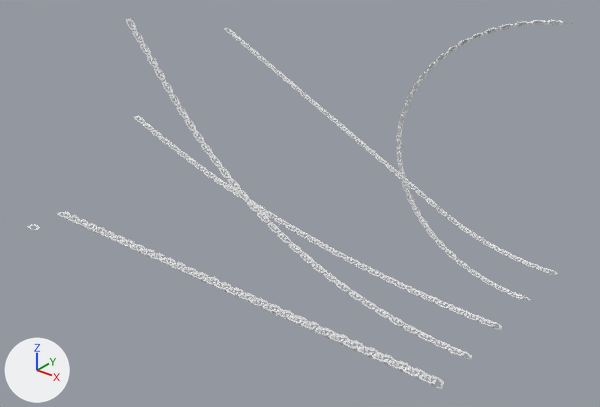
What one commit did to the Blender file Assets/oddzejkoba/chains.blend.
Camera for both pictures: a 50 mm lens placed at (138.2, -84.8, 79.2), pointed at (50.8, 24.5, 11.5). Every picture has the same lights, and +X, +Y and +Z are marked at lower left.

The scene before the commit, as lines of its bpy script (objects in view):
```python
ob_plane = bpy.data.objects.new('Plane', me_plane)
ob_plane.location = (0.0, 0.0, 0.0)
ob_plane.scale = (1.0, 1.98, 1.0)
ob_plane_001 = bpy.data.objects.new('Plane.001', me_plane_066)
ob_plane_001.location = (90.7, 16.3, 0.0)
ob_plane_001.rotation_euler = (-1.745, 0.0, 0.0)  # degrees (-100, 0, 0)
ob_plane_001.scale = (1.0, 1.17, 0.99)
ob_plane_002 = bpy.data.objects.new('Plane.002', me_plane_067)
ob_plane_002.location = (90.7, 26.8, 0.0)
ob_plane_002.rotation_euler = (-1.745, 0.0, 0.0)  # degrees (-100, 0, 0)
ob_plane_002.scale = (1.0, 1.25, 0.991)
ob_plane_003 = bpy.data.objects.new('Plane.003', me_plane_068)
ob_plane_003.location = (90.7, 37.7, 0.0)
ob_plane_003.rotation_euler = (-1.745, 0.0, 0.0)  # degrees (-100, 0, 0)
ob_plane_003.scale = (1.0, 0.802, 0.981)
ob_plane_004 = bpy.data.objects.new('Plane.004', me_plane_069)
ob_plane_004.location = (90.7, 49.2, 0.0)
ob_plane_004.rotation_euler = (-1.745, 0.0, 0.0)  # degrees (-100, 0, 0)
ob_plane_004.scale = (1.0, 1.05, 0.985)
ob_plane_064 = bpy.data.objects.new('Plane.064', me_plane_065)
ob_plane_064.location = (90.7, 7.5, 0.0)
ob_plane_064.rotation_euler = (-1.745, 0.0, 0.0)  # degrees (-100, 0, 0)
ob_plane_064.scale = (1.0, 1.98, 1.0)
```
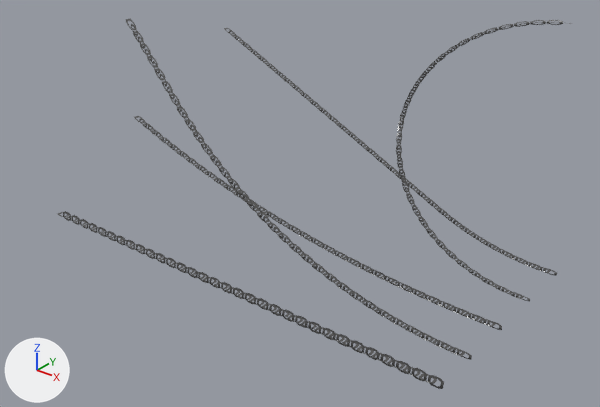
Location of each change, [x1, y1, x2, y2] in pixels of the pictures (600 x 407 px):
'Plane.064', recoloured (white to grey): [58, 211, 444, 389] in both
'Plane.001', recoloured (white to grey): [126, 19, 472, 360] in both
'Plane.002', recoloured (white to grey): [134, 116, 502, 330] in both
'Plane.003', recoloured: [396, 20, 563, 302] in both
'Plane.004', recoloured (white to grey): [224, 28, 557, 276] in both
'Plane', deleted: before [27, 224, 39, 230]

The change, as a diff of the scene's bpy script:
```diff
--- a/Assets/oddzejkoba/chains.blend.py
+++ b/Assets/oddzejkoba/chains.blend.py
@@ mat_chain @@
+mat_chain = principled_material('chain')
+mat_chain.base_color = (0.222, 0.222, 0.222)  # grey #828282
+mat_chain.metallic = 1.0
+mat_chain.roughness = 0.185
@@ me_plane_065 @@
 me_plane_065.from_pydata(...)  # 1280 vertices, 640 faces; spans x -92.1..1.3, y -0.5..0.5, z -0.9..0.9
+me_plane_065.materials.append(mat_chain)  # grey #828282
@@ me_plane_066 @@
 me_plane_066.from_pydata(...)  # 1280 vertices, 640 faces; spans x -83.1..1.3, y -34.5..0.5, z -0.9..0.9
+me_plane_066.materials.append(mat_chain)  # grey #828282
@@ me_plane_067 @@
 me_plane_067.from_pydata(...)  # 1280 vertices, 640 faces; spans x -90.9..1.3, y -12.8..0.5, z -0.9..0.9
+me_plane_067.materials.append(mat_chain)  # grey #828282
@@ me_plane_068 @@
 me_plane_068.from_pydata(...)  # 1280 vertices, 640 faces; spans x -30.2..1.3, y -59.8..0.5, z -0.9..0.9
+me_plane_068.materials.append(mat_chain)  # grey #828282
@@ me_plane_069 @@
 me_plane_069.from_pydata(...)  # 1280 vertices, 640 faces; spans x -86.4..1.3, y -30.3..0.5, z -0.9..0.9
+me_plane_069.materials.append(mat_chain)  # grey #828282
@@ ob_plane @@
-ob_plane = bpy.data.objects.new('Plane', me_plane)
-ob_plane.location = (0.0, 0.0, 0.0)
-ob_plane.scale = (1.0, 1.98, 1.0)
```
